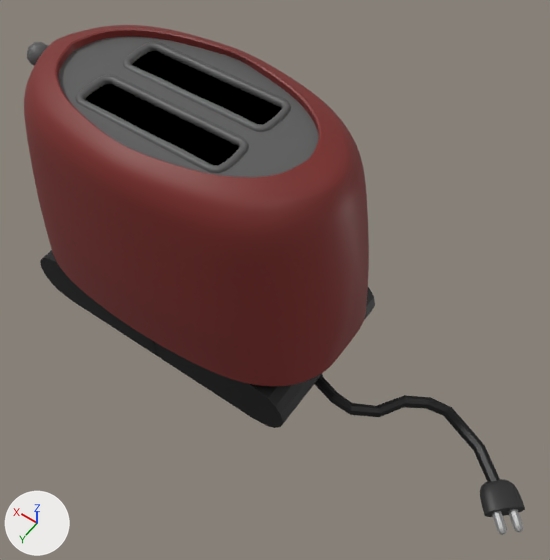
Two versions of the Blender file clientside/models/toaster/toaster.blend, one commit apart.
Camera for both pictures: a 50 mm lens placed at (-3.8, 1.28, 6.72), pointed at (-1.18, -2.39, 0.95). The axes (+X, +Y, +Z) are drawn at lower left. The lights are the same throughout.

The scene before the commit, as lines of its bpy script (objects in view):
```python
me_cylinder_001 = bpy.data.meshes.new('Cylinder.001')
me_cylinder_001.from_pydata(...)  # 162 vertices, 148 faces; spans x -0.35..0.87, y -0.74..0.87, z -0.48..0.15
me_cylinder_001.polygons.foreach_set('use_smooth', [True] * 148)
# faces by material slot: [52, 96]
me_cylinder_001.materials.append(mat_material_001)  # grey #a0a0a0
me_cylinder_001.materials.append(mat_material_002)  # black #282828
me_cylinder_002 = bpy.data.meshes.new('Cylinder.002')
me_cylinder_002.from_pydata(...)  # 104 vertices, 98 faces; spans x -1.0..1.0, y -9.9..3.5, z -1.0..39.7
me_cylinder_002.materials.append(mat_simpleblackshade)  # black #000000
me_plane = bpy.data.meshes.new('Plane')
me_plane.from_pydata(...)  # 52 vertices, 32 faces; spans x 0.0..0.988, y 0.0..0.99, z 0.0
me_plane.materials.append(mat_simplesilver)  # dark grey #5a5a5a
ob_cylinder_002 = bpy.data.objects.new('Cylinder.002', me_cylinder_001)
ob_cylinder_002.location = (-3.9, -2.15, -0.22)
ob_cylinder_002.rotation_euler = (0.0, 0.0, -2.389)  # degrees (0, 0, -137)
ob_cylinder_002.scale = (0.321, 0.321, 0.321)
ob_cylinder_003 = bpy.data.objects.new('Cylinder.003', me_cylinder_002)
ob_cylinder_003.location = (-1.29, -2.59, -0.28)
ob_cylinder_003.rotation_euler = (-1.571, -1.571, 1.363)  # degrees (-90, -90, 78)
ob_cylinder_003.scale = (0.0641, 0.0641, 0.0641)
ob_plane = bpy.data.objects.new('Plane', me_plane)
ob_plane.location = (-0.1, -2.53, 2.48)
ob_plane.scale = (1.35, 0.779, 0.815)
_m = ob_plane.modifiers.new('Mirror', 'MIRROR')
_m.use_axis = (True, True, False)
_m.use_clip = True
# also in view: 'Circle.003' at (-0.1, -2.53, 2.47); 'Circle' at (-0.12, -2.53, 1.43); 'Cube' at (-0.11, -2.53, -0.09)
```
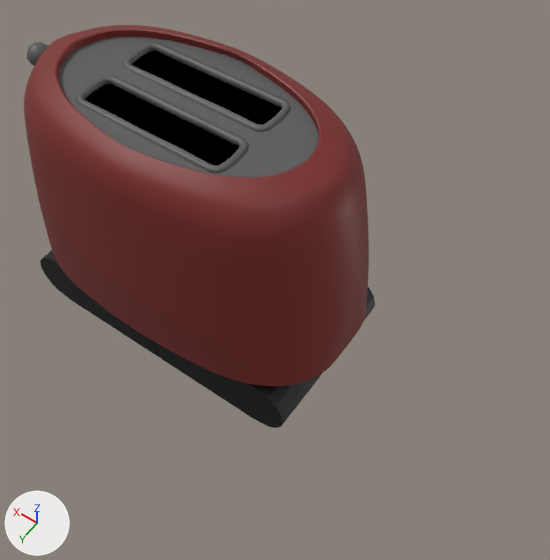
Pixel boxes [x1, y1, x2, y2] of what changed, in the pictures (550 x 560 px):
'Cylinder.003', hidden (black): before [315, 374, 500, 482]
'Cylinder.002', hidden: before [480, 479, 525, 535]

Patch to the scene script:
```diff
--- a/clientside/models/toaster/toaster.blend.py
+++ b/clientside/models/toaster/toaster.blend.py
@@ ob_cylinder_002 @@
 ob_cylinder_002.scale = (0.321, 0.321, 0.321)
+ob_cylinder_002.hide_set(True)
@@ ob_cylinder_003 @@
 ob_cylinder_003.scale = (0.0641, 0.0641, 0.0641)
+ob_cylinder_003.hide_set(True)
```
